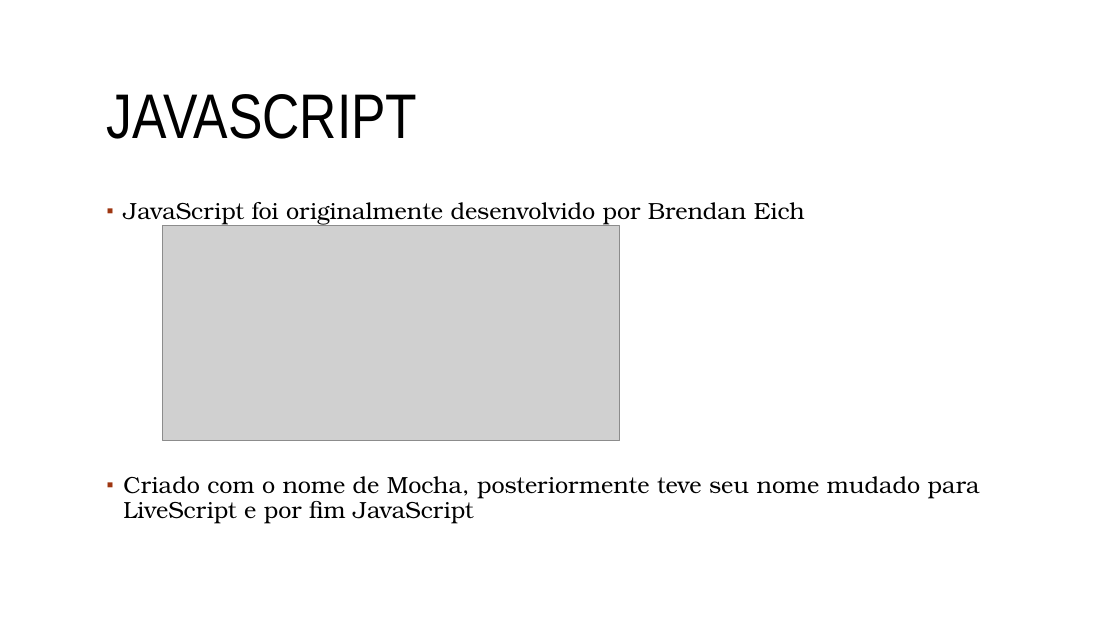
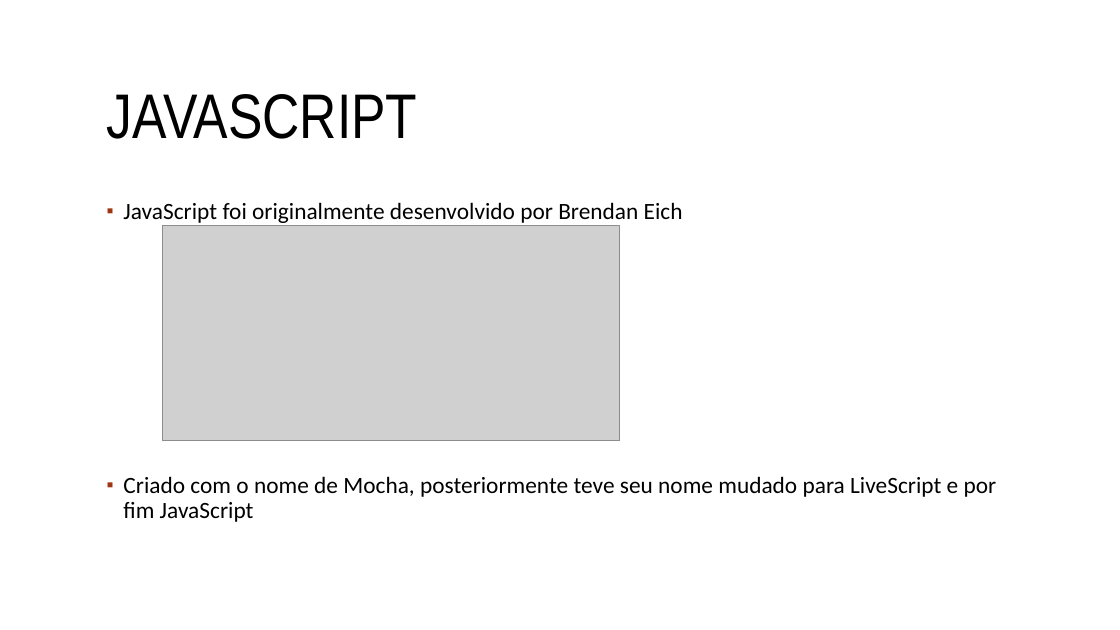
Before and after one commit to JeanLLopes/Curso-Knockout, a slide deck: slide 2 of Curso-knockout.pptx. Drawn at 1120x630 pixels with LibreOffice and Linux fonts; fonts in the diff are those of the drawing; grey boxes stand for pictures; background and template pictures are left out. Boxes give left, top, right and bottom in pixels: in the first picture for what was removed or moved away, otherwise in the second. Text is boxed around its words. In the diff, an @@ line names an element or a change of style, - is before the commit and + after.

Commit message:
Update ppt

```diff
--- a/Curso-knockout.pptx
+++ b/Curso-knockout.pptx
@@ text "JavaScript foi originalmente desenvolvido por ..." at (123,202,997,522): font TeX Gyre Bonum to Calibri @@
```
Also in this commit, not shown: 1 other slide changed, 9 slides added.
